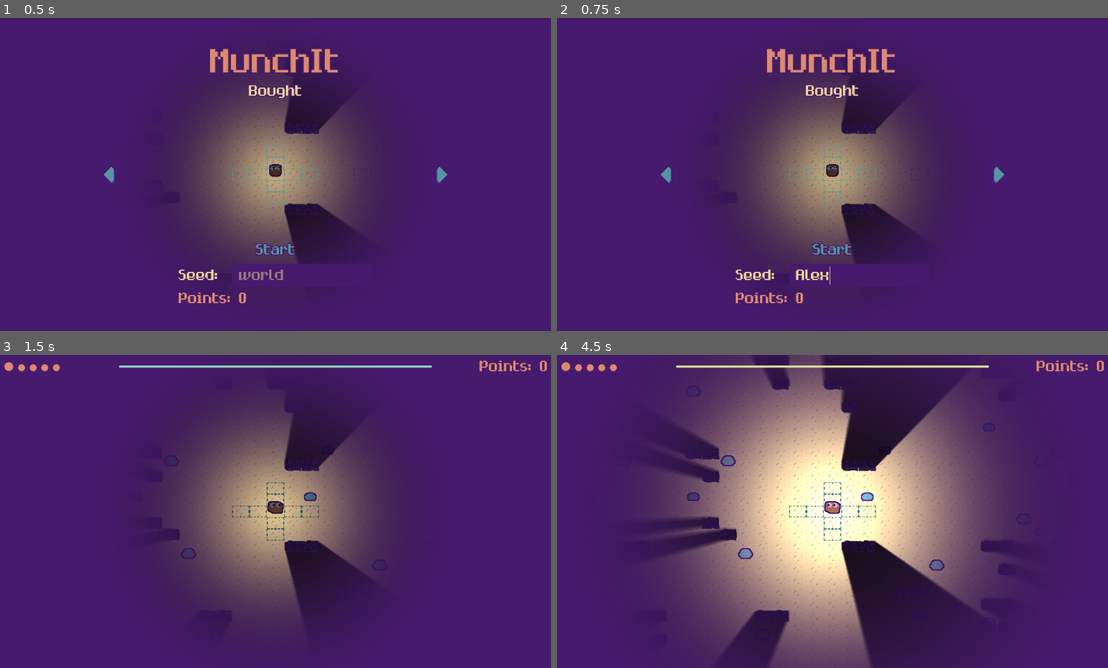
Above: before the commit, frames 1-4 (two rows, left to right).
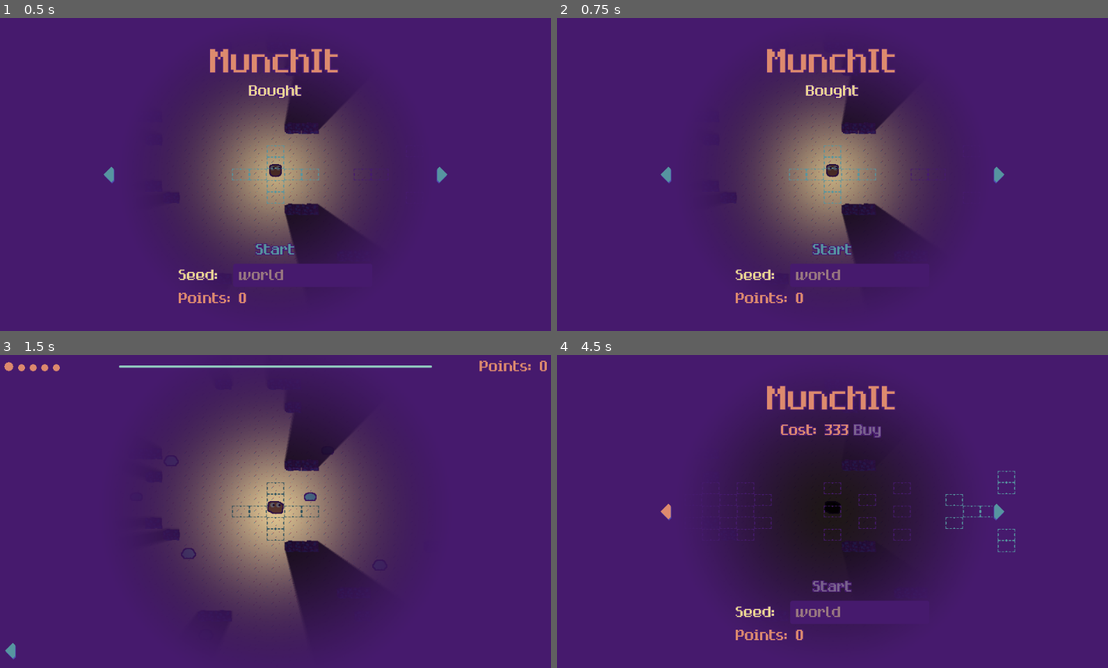
Above: after the commit, the same moments.

Repository: razcore-rad/godot-munchit
Game: Godot game, scene res://main.tscn
The game is run twice, just before and just after one commit, with the same random seed, the same clock (stepped at 60 frames per second) and the same inputs.
Inputs (mouse positions are in pixels of both pictures, inside the frame that each line leads up to):
- Up to frame 1 (0.5 s): no input
- Up to frame 2 (0.75 s): click (860, 274) at 0.52 s; type "Alex" at 0.6 s
- Up to frame 3 (1.5 s): click "Start" at 1.25 s
- Up to frame 4 (4.5 s): click (568, 649) at 2.02 s; move the mouse to (694, 395) at 2.77 s; press the mouse at (694, 395) at 2.78 s; move the mouse to (573, 361) at 3.52 s; release the mouse at (573, 361) at 3.53 s; click (573, 361) at 3.6 s; click (667, 511) at 4.27 s

Frame 1 is identical in both runs. In frame 2, 0.2% of the frame differs, in the area x 43-52%, y 79-86%; in frame 3, less than 0.1%; in frame 4, 50%, in the area x 0-100%, y 0-100%.

Commit message:
improve: back button & UI polish

Diff:
--- a/entities/player/player_2d.gd
+++ b/entities/player/player_2d.gd
@@ -101,8 +101,9 @@
 	if target_position in Blackboard.enemies_map:
 		var enemy := Blackboard.enemies_map[target_position]
 		Blackboard.enemies_map.erase(target_position)
-		_eat_enemy(enemy.move_area, enemy.points)
-		enemy.queue_free()
+		if Blackboard.is_valid(enemy):
+			_eat_enemy(enemy.move_area, enemy.points)
+			enemy.queue_free()
 	else:
 		Blackboard.point_count -= 1
 		skin_sub_viewport.remove_blob()
--- a/main.gd
+++ b/main.gd
@@ -6,6 +6,8 @@
 const DEFAULT_SEED_TEXT := "world"
 
 var offscreen_position: Vector2 = Vector2.RIGHT * ProjectSettings.get_setting("display/window/size/viewport_width")
+var is_back_pressed := false
+var is_playing := false
 
 @onready var enemies: Node2D = %Enemies2D
 @onready var stinger_enemies: Node2D = %StingerEnemies2D
@@ -20,6 +22,7 @@
 @onready var progress_bar: ProgressBar = %ProgressBar
 @onready var points_label: Label = %PointsLabel
 @onready var menu_control: MenuControl = %MenuControl
+@onready var back_texture_button: TextureButton = %BackTextureButton
 
 @onready var player_start_position := player.position
 @onready var base_point_light_start_enerty := base_point_light.energy
@@ -30,6 +33,7 @@
 
 func _ready() -> void:
 	menu_control.start_button.pressed.connect(_on_menu_control_start_button_pressed)
+	back_texture_button.pressed.connect(_on_back_texture_rect_pressed)
 	player.turn_started.connect(_on_player_turn.bind(true))
 	player.turn_finished.connect(_on_player_turn.bind(false))
 	player.skin_sub_viewport.blob_added.connect(_on_player_skin_sub_viewport_blob.bind(true))
@@ -60,6 +64,16 @@
 	player_hud_control.visible = true
 
 
+func _on_back_texture_rect_pressed() -> void:
+	if not is_playing:
+		return
+
+	is_back_pressed = true
+	for entity: Entity2D in Blackboard.get_entities():
+		if Blackboard.is_valid(entity):
+			entity.turn_finished.emit()
+
+
 func _on_player_turn(has_started: bool) -> void:
 	progress_bar.visible = has_started
 	if has_started:
@@ -84,9 +98,10 @@
 
 
 func _start_turn_based_loop() -> void:
-	Blackboard.spawn_stinger_enemies()
+	is_playing = true
 
 	Blackboard.turn_count = 0
+	Blackboard.spawn_stinger_enemies()
 	player.setup_move_area(menu_control.get_move_area(true))
 	for _i in player.skin_sub_viewport.MAX_BLOBS:
 		player.skin_sub_viewport.add_blob()
@@ -100,10 +115,10 @@
 				@warning_ignore("redundant_await")
 				await entity.end_turn()
 
-			if player.is_dead():
+			if is_back_pressed or player.is_dead():
 				break
 
-		if player.is_dead():
+		if is_back_pressed or player.is_dead():
 			break
 
 		Blackboard.turn_count += 1
@@ -111,45 +126,57 @@
 
 
 func _end() -> void:
-	for entity: Entity2D in Blackboard.get_entities().slice(1):
-		if Blackboard.is_valid(entity):
+	is_playing = false
+
+	if is_back_pressed:
+		points_label.text = "0"
+
+	for entity: Entity2D in Blackboard.get_entities():
+		if entity != player and Blackboard.is_valid(entity):
 			entity.queue_free()
 
 	menu_control.start_button.disabled = true
-	var turn_count := points_label.text.to_int()
+	var point_count := points_label.text.to_int()
 	var main_tween := create_tween().set_trans(Tween.TRANS_SINE)
 	main_tween.tween_property(base_point_light, "energy", 0.0, 2.0)
 	main_tween.parallel().tween_property(base_point_light, "texture_scale", base_point_light_start_texture_scale, 2.0)
-	main_tween.tween_method(func(x: int) -> void: points_label.text = str(x), turn_count, 0, 1.0)
+	if point_count > 0:
+		main_tween.tween_method(func(x: int) -> void: points_label.text = str(x), point_count, 0, 1.0)
 
-	var turn_label_modulate := points_label.modulate
-	var blink_tween := create_tween().set_loops()
-	blink_tween.tween_property(points_label, "modulate", Palette.LIGHT_GREEN, 0.1)
-	blink_tween.tween_property(points_label, "modulate", turn_label_modulate, 0.05)
+	var points_label_modulate := points_label.modulate
+	var blink_tween: Tween = null
+	if point_count > 0:
+		blink_tween = create_tween().set_loops()
+		blink_tween.tween_property(points_label, "modulate", Palette.LIGHT_GREEN, 0.1)
+		blink_tween.tween_property(points_label, "modulate", points_label_modulate, 0.05)
+
 	await main_tween.finished
-	blink_tween.kill()
+	if blink_tween != null and point_count > 0:
+		blink_tween.kill()
 
-	points_label.modulate = turn_label_modulate
+	points_label.modulate = points_label_modulate
 	player.position = player_start_position
 	Blackboard.generate()
 
 	menu_control.position = Vector2.ZERO
 	player_hud_control.visible = false
 
-	main_tween = menu_control.menu_points_label.create_tween().set_trans(Tween.TRANS_SINE)
-	main_tween.tween_method(func(x: int) -> void: menu_control.menu_points_label.text = str(x), Blackboard.point_count, Blackboard.point_count + turn_count, 1.0)
-	Blackboard.point_count += turn_count
+	if point_count > 0:
+		main_tween = menu_control.menu_points_label.create_tween().set_trans(Tween.TRANS_SINE)
+		main_tween.tween_method(func(x: int) -> void: menu_control.menu_points_label.text = str(x), Blackboard.point_count, Blackboard.point_count + point_count, 1.0)
+	Blackboard.point_count += point_count
 	for _i in player.skin_sub_viewport.MAX_BLOBS:
 		player.skin_sub_viewport.add_blob()
 
-	var menu_control_points_label_modulate := menu_control.menu_points_label.modulate
-	blink_tween = create_tween().set_loops()
-	blink_tween.tween_property(menu_control.menu_points_label, "modulate", Palette.LIGHT_GREEN, 0.1)
-	blink_tween.tween_property(menu_control.menu_points_label, "modulate", menu_control_points_label_modulate, 0.05)
-	await main_tween.finished
-	blink_tween.kill()
+	if point_count > 0:
+		blink_tween = create_tween().set_loops()
+		var menu_control_points_label_modulate := menu_control.menu_points_label.modulate
+		blink_tween.tween_property(menu_control.menu_points_label, "modulate", Palette.LIGHT_GREEN, 0.1)
+		blink_tween.tween_property(menu_control.menu_points_label, "modulate", menu_control_points_label_modulate, 0.05)
+		await main_tween.finished
+		blink_tween.kill()
+		menu_control.menu_points_label.modulate = menu_control_points_label_modulate
 
-	menu_control.menu_points_label.modulate = menu_control_points_label_modulate
 	player.skin_sub_viewport.add_blob()
 
 	main_tween = create_tween().set_trans(Tween.TRANS_SINE)
@@ -157,3 +184,5 @@
 	main_tween.parallel().tween_property(base_point_light, "texture_scale", base_point_light_start_texture_scale, 2.0)
 	await main_tween.finished
 	menu_control.start_button.disabled = false
+
+	is_back_pressed = false
--- a/main.tscn
+++ b/main.tscn
@@ -6,9 +6,9 @@
 [ext_resource type="PackedScene" uid="uid://c2mhgypppwjb3" path="res://entities/player/player_2d.tscn" id="4_p2fd5"]
 [ext_resource type="Script" uid="uid://dbta2an742hic" path="res://ui/menu_control.gd" id="5_dg77c"]
 [ext_resource type="Shader" uid="uid://nu0e1o8wd5d4" path="res://entities/outline.gdshader" id="6_dg77c"]
-[ext_resource type="Texture2D" uid="uid://dwb67e36aikmi" path="res://ui/assets/pick_texture_button/pick_texture_button_nornal.png" id="7_ycdy4"]
-[ext_resource type="Texture2D" uid="uid://ldn0aescwsku" path="res://ui/assets/pick_texture_button/pick_texture_button_pressed.png" id="8_w48qg"]
-[ext_resource type="Texture2D" uid="uid://drwxxjtt4sm0i" path="res://ui/assets/pick_texture_button/pick_texture_button_hover.png" id="9_vivmo"]
+[ext_resource type="Texture2D" uid="uid://dwb67e36aikmi" path="res://ui/assets/texture_button/texture_button_nornal.png" id="7_ycdy4"]
+[ext_resource type="Texture2D" uid="uid://ldn0aescwsku" path="res://ui/assets/texture_button/texture_button_pressed.png" id="8_w48qg"]
+[ext_resource type="Texture2D" uid="uid://drwxxjtt4sm0i" path="res://ui/assets/texture_button/texture_button_hover.png" id="9_vivmo"]
 [ext_resource type="Script" uid="uid://dpch7hvosvql3" path="res://ui/seed_text_edit.gd" id="11_yaehf"]
 
 [sub_resource type="ShaderMaterial" id="ShaderMaterial_dg77c"]
@@ -31,6 +31,18 @@
 fill_to = Vector2(0.5, 0.05)
 metadata/_snap_count = 20
 
+[sub_resource type="ShaderMaterial" id="ShaderMaterial_ycdy4"]
+shader = ExtResource("6_dg77c")
+shader_parameter/line_color = Color(0.278431, 0.105882, 0.431373, 1)
+shader_parameter/line_thickness = 2
+
+[sub_resource type="InputEventAction" id="InputEventAction_4c57u"]
+action = &"ui_cancel"
+pressed = true
+
+[sub_resource type="Shortcut" id="Shortcut_efxa6"]
+events = [SubResource("InputEventAction_4c57u")]
+
 [sub_resource type="ShaderMaterial" id="ShaderMaterial_vivmo"]
 shader = ExtResource("6_dg77c")
 shader_parameter/line_color = Color(0.278431, 0.105882, 0.431373, 1)
@@ -41,10 +53,26 @@
 shader_parameter/line_color = Color(0.278431, 0.105882, 0.431373, 1)
 shader_parameter/line_thickness = 2
 
-[sub_resource type="ShaderMaterial" id="ShaderMaterial_ycdy4"]
-shader = ExtResource("6_dg77c")
-shader_parameter/line_color = Color(0.278431, 0.105882, 0.431373, 1)
-shader_parameter/line_thickness = 2
+[sub_resource type="InputEventAction" id="InputEventAction_w48qg"]
+action = &"buy"
+pressed = true
+
+[sub_resource type="Shortcut" id="Shortcut_vivmo"]
+events = [SubResource("InputEventAction_w48qg")]
+
+[sub_resource type="InputEventAction" id="InputEventAction_efxa6"]
+action = &"ui_left"
+pressed = true
+
+[sub_resource type="Shortcut" id="Shortcut_dg77c"]
+events = [SubResource("InputEventAction_efxa6")]
+
+[sub_resource type="InputEventAction" id="InputEventAction_dg77c"]
+action = &"ui_right"
+pressed = true
+
+[sub_resource type="Shortcut" id="Shortcut_ycdy4"]
+events = [SubResource("InputEventAction_dg77c")]
 
 [sub_resource type="ShaderMaterial" id="ShaderMaterial_w48qg"]
 shader = ExtResource("6_dg77c")
@@ -55,6 +83,13 @@
 shader = ExtResource("6_dg77c")
 shader_parameter/line_color = Color(0.278431, 0.105882, 0.431373, 1)
 shader_parameter/line_thickness = 2
+
+[sub_resource type="InputEventAction" id="InputEventAction_ycdy4"]
+action = &"ui_accept"
+pressed = true
+
+[sub_resource type="Shortcut" id="Shortcut_w48qg"]
+events = [SubResource("InputEventAction_ycdy4")]
 
 [sub_resource type="ShaderMaterial" id="ShaderMaterial_efxa6"]
 shader = ExtResource("6_dg77c")
@@ -136,10 +171,17 @@
 offset_left = 10.0
 offset_top = 20.0
 offset_right = -10.0
-offset_bottom = 20.0
-grow_horizontal = 2
-
-[node name="BlobsHBoxContainer" type="HBoxContainer" parent="CanvasLayer/Control/PlayerHUDControl"]
+offset_bottom = 530.0
+grow_horizontal = 2
+mouse_filter = 2
+
+[node name="Control" type="Control" parent="CanvasLayer/Control/PlayerHUDControl"]
+layout_mode = 1
+anchors_preset = 10
+anchor_right = 1.0
+grow_horizontal = 2
+
+[node name="BlobsHBoxContainer" type="HBoxContainer" parent="CanvasLayer/Control/PlayerHUDControl/Control"]
 unique_name_in_owner = true
 layout_mode = 1
 anchors_preset = 4
@@ -147,7 +189,25 @@
 anchor_bottom = 0.5
 grow_vertical = 2
 
-[node name="PointsHBoxContainer" type="HBoxContainer" parent="CanvasLayer/Control/PlayerHUDControl"]
+[node name="ProgressBar" type="ProgressBar" parent="CanvasLayer/Control/PlayerHUDControl/Control"]
+unique_name_in_owner = true
+custom_minimum_size = Vector2(540, 0)
+layout_mode = 1
+anchors_preset = 8
+anchor_left = 0.5
+anchor_top = 0.5
+anchor_right = 0.5
+anchor_bottom = 0.5
+offset_left = -270.0
+offset_top = -2.0
+offset_right = 270.0
+offset_bottom = 2.0
+grow_horizontal = 2
+grow_vertical = 2
+value = 100.0
+show_percentage = false
+
+[node name="PointsHBoxContainer" type="HBoxContainer" parent="CanvasLayer/Control/PlayerHUDControl/Control"]
 unique_name_in_owner = true
 layout_mode = 1
 anchors_preset = 6
@@ -161,12 +221,12 @@
 grow_horizontal = 0
 grow_vertical = 2
 
-[node name="Label" type="Label" parent="CanvasLayer/Control/PlayerHUDControl/PointsHBoxContainer"]
+[node name="Label" type="Label" parent="CanvasLayer/Control/PlayerHUDControl/Control/PointsHBoxContainer"]
 layout_mode = 2
 theme_type_variation = &"PointsLabel"
 text = "Points:"
 
-[node name="PointsLabel" type="Label" parent="CanvasLayer/Control/PlayerHUDControl/PointsHBoxContainer"]
+[node name="PointsLabel" type="Label" parent="CanvasLayer/Control/PlayerHUDControl/Control/PointsHBoxContainer"]
 unique_name_in_owner = true
 modulate = Color(0.870588, 0.545098, 0.435294, 1)
 layout_mode = 2
@@ -175,23 +235,22 @@
 text = "0"
 horizontal_alignment = 2
 
-[node name="ProgressBar" type="ProgressBar" parent="CanvasLayer/Control/PlayerHUDControl"]
-unique_name_in_owner = true
-custom_minimum_size = Vector2(540, 0)
-layout_mode = 1
-anchors_preset = 8
-anchor_left = 0.5
-anchor_top = 0.5
-anchor_right = 0.5
-anchor_bottom = 0.5
-offset_left = -270.0
-offset_top = -2.0
-offset_right = 270.0
-offset_bottom = 2.0
-grow_horizontal = 2
-grow_vertical = 2
-value = 100.0
-show_percentage = false
+[node name="BackTextureButton" type="TextureButton" parent="CanvasLayer/Control/PlayerHUDControl"]
+unique_name_in_owner = true
+material = SubResource("ShaderMaterial_ycdy4")
+layout_mode = 1
+anchors_preset = 2
+anchor_top = 1.0
+anchor_bottom = 1.0
+offset_top = -40.0
+offset_right = 30.0
+grow_vertical = 0
+tooltip_text = "Back to Menu"
+focus_mode = 0
+shortcut = SubResource("Shortcut_efxa6")
+texture_normal = ExtResource("7_ycdy4")
+texture_pressed = ExtResource("8_w48qg")
+texture_hover = ExtResource("9_vivmo")
 
 [node name="MenuControl" type="Control" parent="CanvasLayer"]
 unique_name_in_owner = true
@@ -310,6 +369,9 @@
 material = SubResource("ShaderMaterial_2cqfq")
 layout_mode = 2
 size_flags_horizontal = 10
+tooltip_text = "Buy Pattern"
+focus_mode = 0
+shortcut = SubResource("Shortcut_vivmo")
 text = "Buy"
 flat = true
 
@@ -325,6 +387,9 @@
 offset_right = 30.0
 offset_bottom = 20.0
 grow_vertical = 2
+tooltip_text = "Cycle Left"
+focus_mode = 0
+shortcut = SubResource("Shortcut_dg77c")
 texture_normal = ExtResource("7_ycdy4")
 texture_pressed = ExtResource("8_w48qg")
 texture_hover = ExtResource("9_vivmo")
@@ -344,6 +409,9 @@
 offset_bottom = 20.0
 grow_horizontal = 0
 grow_vertical = 2
+tooltip_text = "Cycle Reft"
+focus_mode = 0
+shortcut = SubResource("Shortcut_ycdy4")
 texture_normal = ExtResource("7_ycdy4")
 texture_pressed = ExtResource("8_w48qg")
 texture_hover = ExtResource("9_vivmo")
@@ -381,6 +449,9 @@
 unique_name_in_owner = true
 material = SubResource("ShaderMaterial_4c57u")
 layout_mode = 2
+tooltip_text = "Play Game"
+focus_mode = 0
+shortcut = SubResource("Shortcut_w48qg")
 text = "Start"
 flat = true
 
@@ -397,6 +468,9 @@
 unique_name_in_owner = true
 custom_minimum_size = Vector2(240, 40)
 layout_mode = 2
+tooltip_text = "Game Seed.
+Note: Only affects tile & enemy placement."
+focus_mode = 0
 theme_type_variation = &"SeedTextEdit"
 placeholder_text = "world"
 context_menu_enabled = false
--- a/project.godot
+++ b/project.godot
@@ -40,6 +40,11 @@
 "events": [Object(InputEventMouseButton,"resource_local_to_scene":false,"resource_name":"","device":-1,"window_id":0,"a …(257 unchanged characters)…
 ]
 }
+buy={
+"deadzone": 0.2,
+"events": [Object(InputEventKey,"resource_local_to_scene":false,"resource_name":"","device":-1,"window_id":0,"alt_pressed":false,"shift_pressed":false,"ctrl_pressed":false,"meta_pressed":false,"pressed":false,"keycode":0,"physical_keycode":66,"key_label":0,"unicode":98,"location":0,"echo":false,"script":null)
+]
+}
 
 [layer_names]
 
--- a/ui/menu_control.gd
+++ b/ui/menu_control.gd
@@ -15,7 +15,6 @@
 		_move_area_index = wrapi(new_move_area_index, 0, _move_areas.size())
 		var move_area: MoveArea2D = _move_areas[_move_area_index]
 		cost_label.text = str(move_area.cost)
-
 		for collision_shape: MoveAreaCollisionShape2D in move_area.get_children():
 			collision_shape.modulate = Palette.GREEN
 
@@ -23,10 +22,10 @@
 		tween.tween_property(areas_control, "position:x", -_move_area_index * STEP * Blackboard.TILE_SET.tile_size.x, 0.2)
 
 		var is_bought :=  move_area.cost == 0
-		var are_enough_points := Blackboard.point_count < move_area.cost
+		var are_enough_points := move_area.cost <= Blackboard.point_count
 		bought_label.visible = is_bought
 		buy_h_box_container.visible = not is_bought
-		buy_button.disabled = are_enough_points
+		buy_button.disabled = is_bought or not are_enough_points
 		start_button.disabled = not is_bought
 
 @onready var areas_control: Control = %AreasControl
Not shown: 1 places in main.tscn that only renumber resources
Binary file removed: ui/assets/kobold_gold.otf
Not shown, removed: ui/assets/kobold_gold.otf.import
Renamed: ui/assets/pick_texture_button/pick_texture_button_hover.png -> ui/assets/texture_button/texture_button_hover.png
Not shown, changed: ui/assets/texture_button/texture_button_hover.png.import
Renamed: ui/assets/pick_texture_button/pick_texture_button_nornal.png -> ui/assets/texture_button/texture_button_nornal.png
Not shown, changed: ui/assets/texture_button/texture_button_nornal.png.import
Renamed: ui/assets/pick_texture_button/pick_texture_button_pressed.png -> ui/assets/texture_button/texture_button_pressed.png
Not shown, changed: ui/assets/texture_button/texture_button_pressed.png.import
